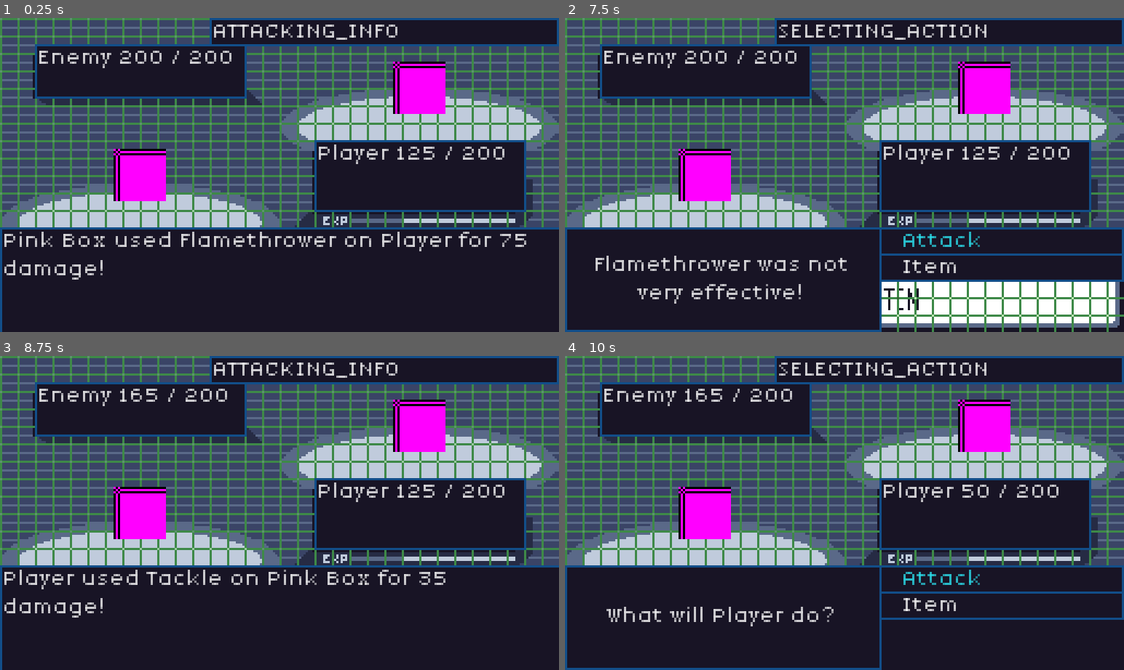
Above: before the commit, frames 1-4 (two rows, left to right).
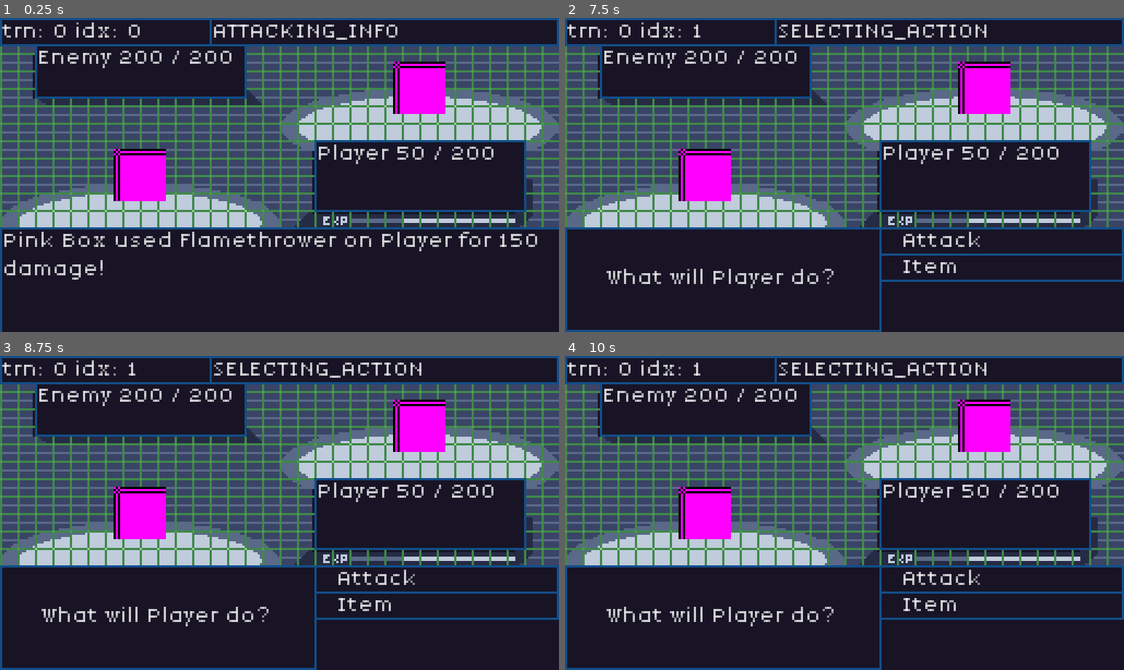
Above: after the commit, the same moments.

Repository: JakeTaussig/rpg-rougelike
Game: Godot game, scene res://scenes/battle.tscn
The game is run twice, just before and just after one commit, with the same random seed, the same clock (stepped at 60 frames per second) and the same inputs.
Inputs (mouse positions are in pixels of both pictures, inside the frame that each line leads up to):
- Up to frame 1 (0.25 s): no input
- Up to frame 2 (7.5 s): click "Continue" at 0.5 s; click "Continue" at 1.25 s; click "Attack" at 2 s; click "Item" at 2.75 s; click "Attack" at 3.5 s; click "Item" at 4.25 s; click "Attack" at 5 s; click "Item" at 5.75 s; click "Continue" at 6.5 s; tap Enter (ui_accept) at 7.25 s; move the mouse to (967, 159) at 7.27 s
- Up to frame 3 (8.75 s): tap Enter (ui_accept) at 7.52 s; click (89, 591) at 8 s, where only the run before the commit has a clickable "Tackle"
- Up to frame 4 (10 s): tap Enter (ui_accept) at 8.75, 9.02, 9.5 s; move the mouse to (732, 528) at 8.77 s; move the mouse to (900, 443) at 9.52 s

The runs differ from the first frame. In frame 1, 3.7% of the frame differs, in the area x 0-97%, y 0-73%; in frame 2, 11%, in the area x 0-100%, y 0-100%; in frame 3, 7.7%; in frame 4, 3.8%.

Commit message:
turn display and set status_effect_chance

Diff:
--- a/scenes/battle.tscn
+++ b/scenes/battle.tscn
@@ -169,7 +169,7 @@
 position = Vector2(64, 72)
 max_hp = 200
 hp = 200
-type = 2
+type = 4
 
 [node name="Enemies" type="Node2D" parent="."]
 unique_name_in_owner = true
@@ -192,6 +192,11 @@
 theme = ExtResource("2_p1qf1")
 text = "state:"
 
+[node name="TurnDisplay" type="Label" parent="."]
+unique_name_in_owner = true
+offset_right = 96.0
+offset_bottom = 12.0
+
 [connection signal="pressed" from="BottomBar/Action/Attack" to="." method="_on_attack_pressed"]
 [connection signal="pressed" from="BottomBar/BattleStatus/ContinueButton" to="." method="_on_continue_button_pressed"]
 [connection signal="pressed" from="BottomBar/Moves/MovesMenu/Move1" to="." method="_on_move_pressed" binds= [0]]
--- a/scripts/battle.gd
+++ b/scripts/battle.gd
@@ -23,6 +23,7 @@
 	var old_state = state
 	state = new_state
 	%StateDisplay.text = State.keys()[state]
+	%TurnDisplay.text = "trn: %s idx: %s" % [turn, turn_order_index]
 	if old_state == State.SELECTING_ACTION:
 		%PlayerPrompt.visible = false
 		%Action.visible = false
--- a/scripts/move.gd
+++ b/scripts/move.gd
@@ -39,6 +39,7 @@
 	max_pp = _pp
 	priority = _priority
 	status_effect = _status_effect
+	status_effect_chance = _status_effect_chance
 
 func copy() -> Move:
 	return Move.new(move_name, type, category, acc, base_power, pp, priority, status_effect)
